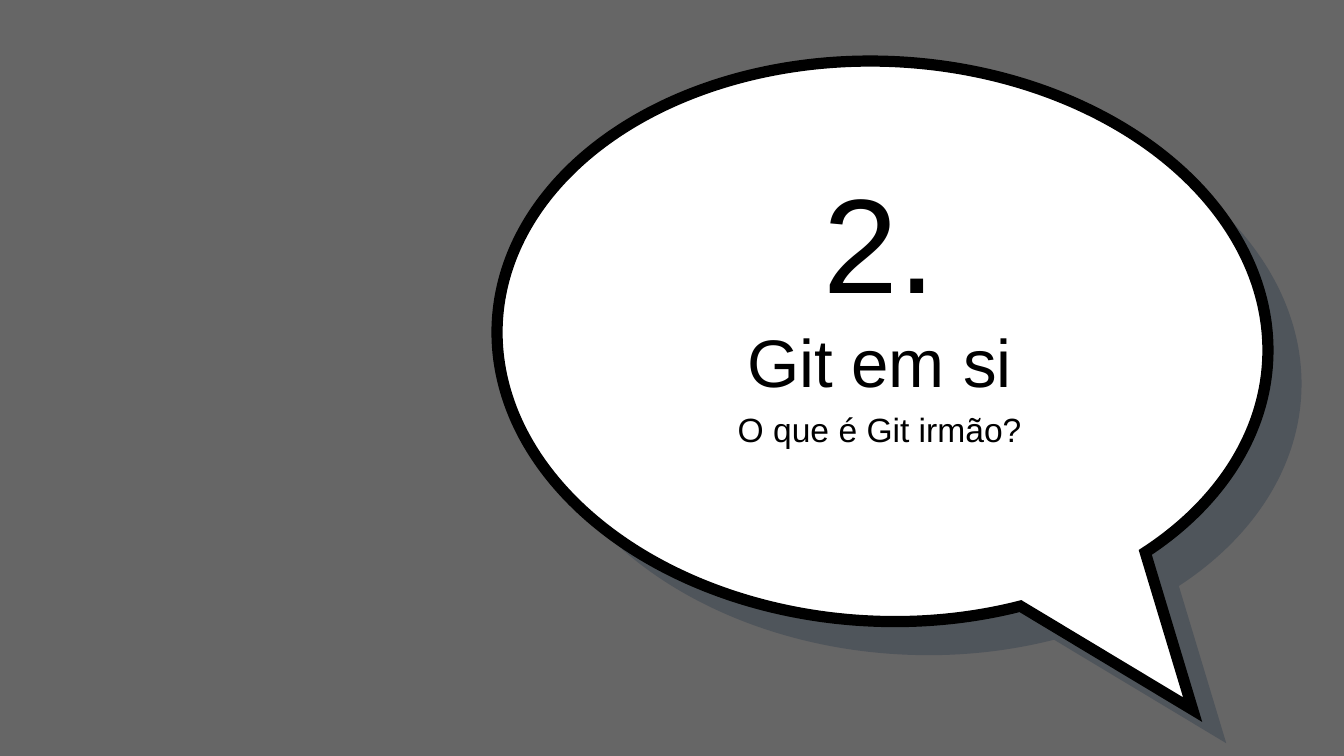
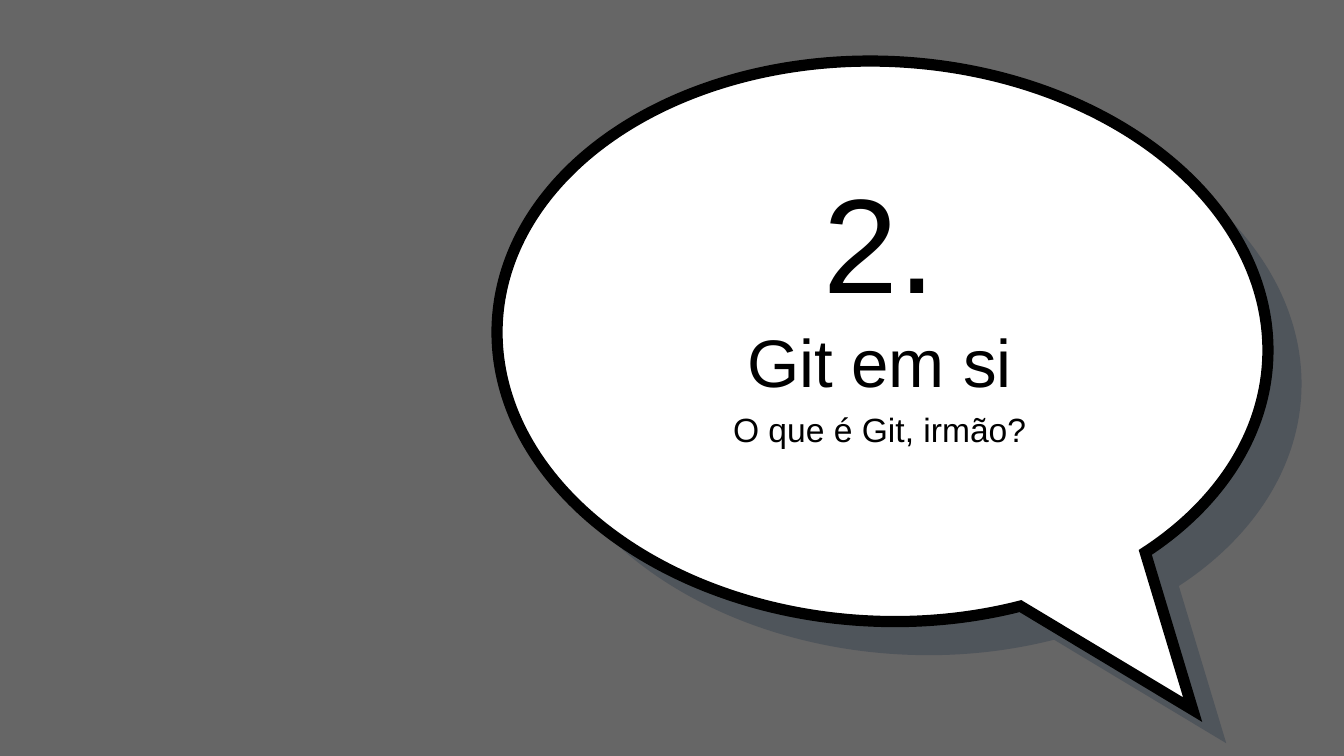
Before and after one commit to ypedroo/git-init-jornadaSI-workshop, a slide deck: slide 8 of Apresenntaçao.pptx. Drawn at 1344x756 pixels with LibreOffice and Linux fonts; fonts in the diff are those of the drawing; background and template pictures are left out. Boxes give left, top, right and bottom in pixels: in the first picture for what was removed or moved away, otherwise in the second. Text is boxed around its words. In the diff, an @@ line names an element or a change of style, - is before the commit and + after.

```diff
--- a/Apresenntaçao.pptx
+++ b/Apresenntaçao.pptx
@@ subtitle at [733, 417, 1026, 448]: text changed @@
-O que é Git irmão?
+O que é Git, irmão?
```
Also in this commit, not shown: 4 other slides changed, 1 slide added, 1 slide removed.
